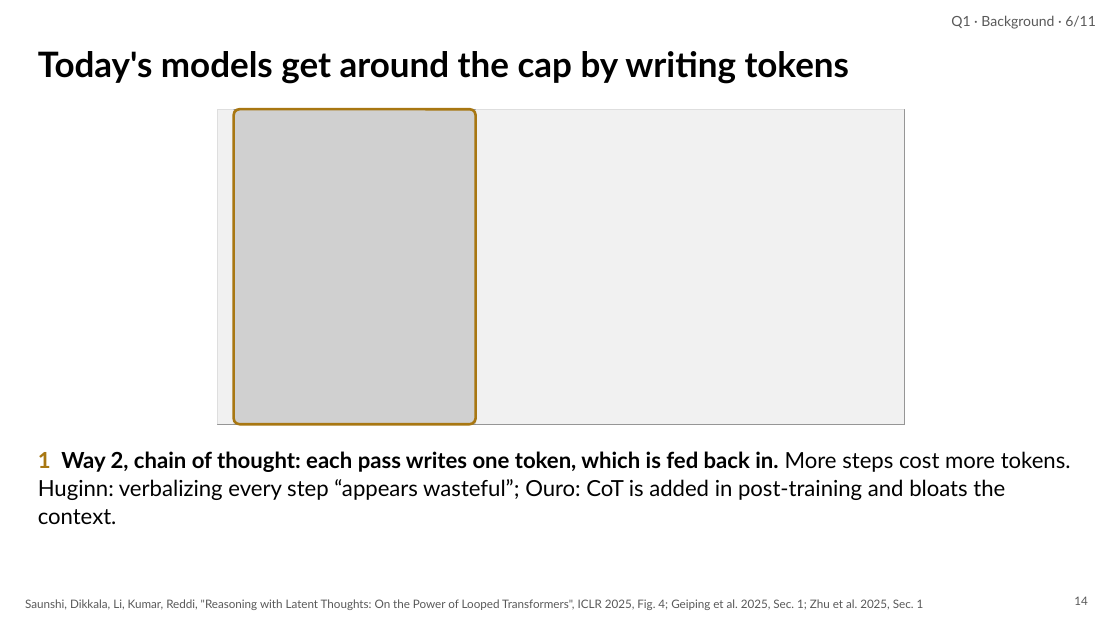
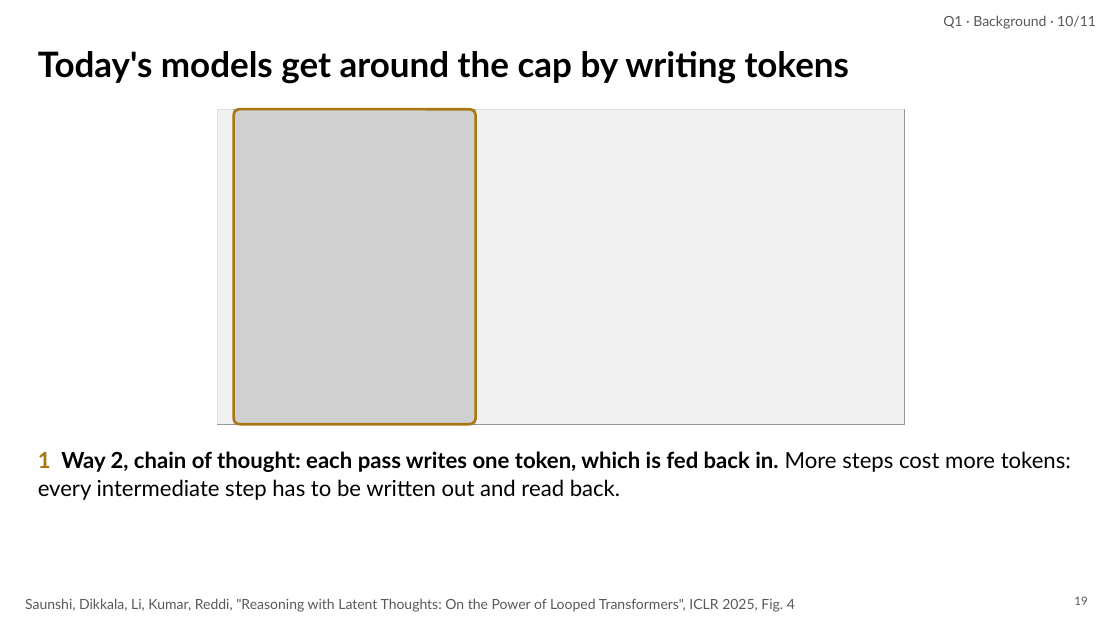
Before and after one commit to irregular6612/agi-hw2, a slide deck: slide 19 of build/out/looped-transformers.pptx (slide 14 before the commit). Drawn at 1120x630 pixels with LibreOffice and Linux fonts; fonts in the diff are those of the drawing; grey boxes stand for pictures. Boxes give left, top, right and bottom in pixels: in the first picture for what was removed or moved away, otherwise in the second. Text is boxed around its words. In the diff, an @@ line names an element or a change of style, - is before the commit and + after.

```diff
--- a/build/out/looped-transformers.pptx
+++ b/build/out/looped-transformers.pptx
@@ text at <box>943,15,1096,29</box>: text changed @@
-Q1 · Background · 6/11
+Q1 · Background · 10/11
@@ text at <box>38,451,1071,500</box>: text changed @@
-1 Way 2, chain of thought: each pass writes one token, which is fed back in. More steps cost more tokens. Huginn: verbalizing every step “appears wasteful”; Ouro: CoT is added in post-training and bloats the context.
+1 Way 2, chain of thought: each pass writes one token, which is fed back in. More steps cost more tokens: every intermediate step has to be written out and read back.
@@ text at <box>25,598,795,612</box>: text changed; size 10 to 12 pt @@
-Saunshi, Dikkala, Li, Kumar, Reddi, "Reasoning with Latent Thoughts: On the Power of Looped Transformers", ICLR 2025, Fig. 4; Geiping et al. 2025, Sec. 1; Zhu et al. 2025, Sec. 1
+Saunshi, Dikkala, Li, Kumar, Reddi, "Reasoning with Latent Thoughts: On the Power of Looped Transformers", ICLR 2025, Fig. 4
@@ page number at <box>1074,596,1087,605</box>: text changed @@
-14
+19
```
Also in this commit, not shown: 41 other slides changed, 15 slides added, 5 slides removed, 31 other files.
